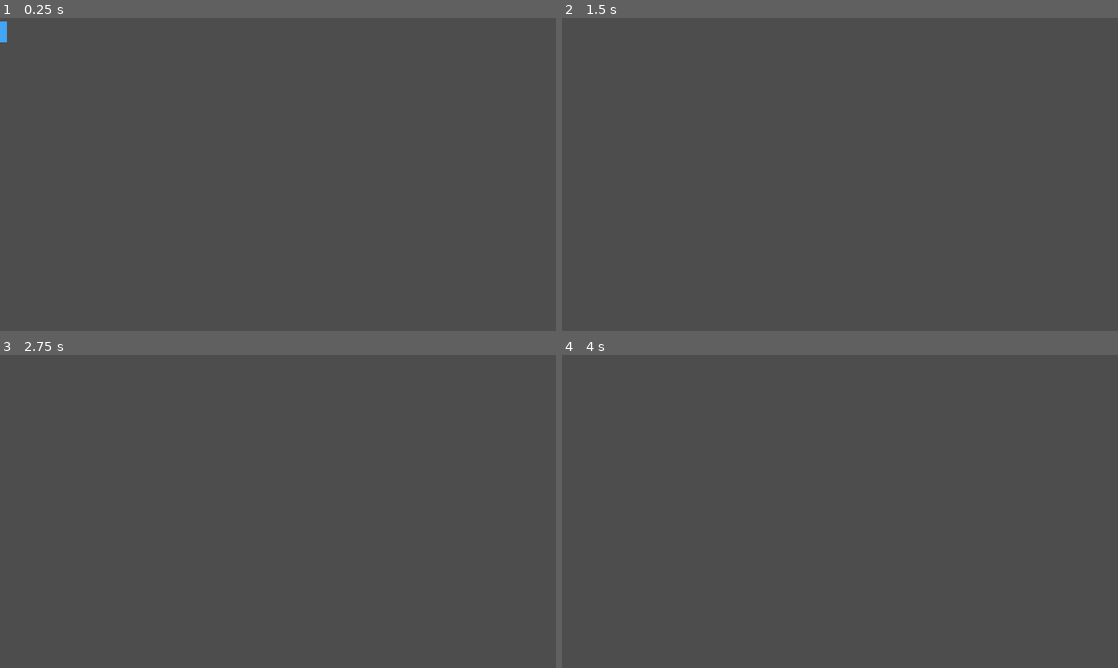
Above: before the commit, frames 1-4 (two rows, left to right).
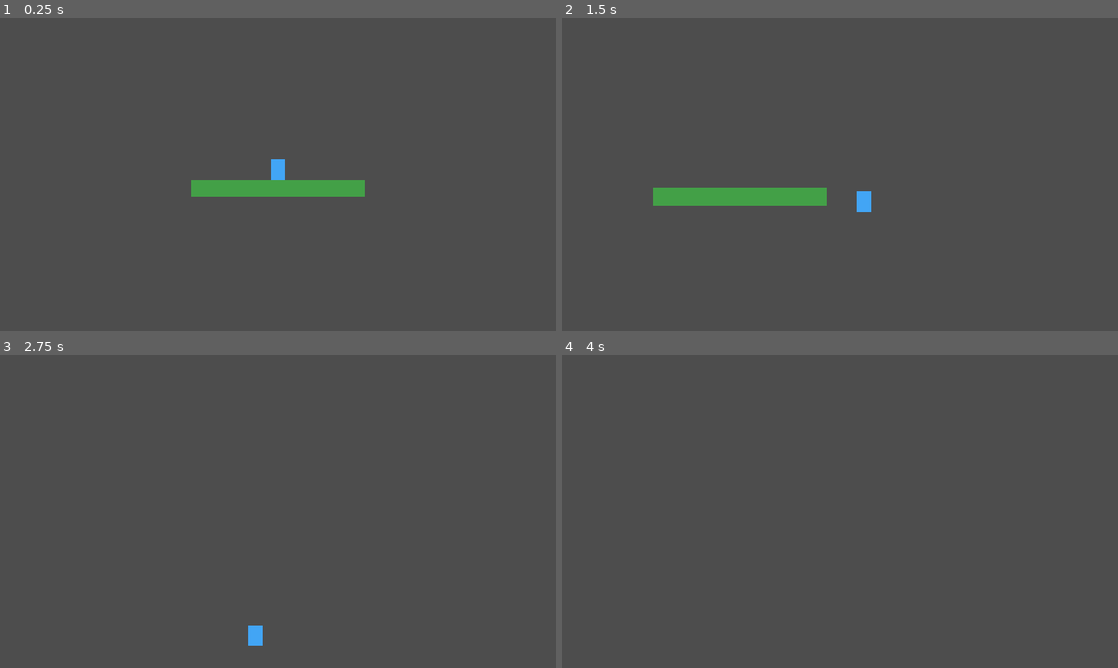
Above: after the commit, the same moments.

Repository: rehcsinroh/Terra-game
Game: Godot game, scene res://main.tscn
Same seed, same stepped clock (60 frames per second), same inputs: the game is played once before the commit and once after it. Before the commit the project has no main scene; this scene is started directly in both runs.
Inputs (mouse positions are in pixels of both pictures, inside the frame that each line leads up to):
- Up to frame 1 (0.25 s): no input
- Up to frame 2 (1.5 s): tap Enter at 0.5 s; move the mouse to (962, 158) at 0.52 s; hold W (jump) 0.53-1.28 s; hold D (move_right) from 0.53 s (still down); click (962, 158) at 0.67 s; move the mouse to (728, 190) at 1.27 s; tap Alt at 1.35 s
- Up to frame 3 (2.75 s): tap W (jump) at 1.52, 1.55, 1.82 s; move the mouse to (333, 442) at 2.02 s; release D (move_right) at 2.03 s; hold A (move_left) from 2.03 s (still down); hold W (jump) from 2.03 s (still down); tap Shift at 2.1 s
- Up to frame 4 (4 s): move the mouse to (812, 574) at 2.77 s; release A (move_left) at 2.78 s; release W (jump) at 2.78 s; hold D (move_right) from 2.78 s (still down); tap W (jump) at 2.85, 3.02, 3.32 s; click (812, 574) at 2.92 s; tap Space at 3.5 s; move the mouse to (1006, 558) at 3.52 s; hold W (jump) from 3.53 s (still down); tap Alt at 3.6 s

The runs differ from the first frame. In frame 1, 1.9% of the frame differs, in the area x 0-66%, y 1-58%; in frame 2, 2.0%, in the area x 16-56%, y 54-62%; in frame 3, 0.2%; in frame 4, nothing differs.

Commit message:
version 0

Diff:
--- a/main.tscn
+++ b/main.tscn
@@ -1,6 +1,7 @@
 [gd_scene format=3 uid="uid://e3sxarjln6xe"]
 
 [ext_resource type="Script" uid="uid://bet5g3csbeq35" path="res://player.gd" id="1_ig7tw"]
+[ext_resource type="PackedScene" uid="uid://cnm2twc8fgf8p" path="res://platform.tscn" id="2_0xm2m"]
 
 [sub_resource type="RectangleShape2D" id="RectangleShape2D_xrivr"]
 size = Vector2(32, 48)
@@ -14,3 +15,8 @@
 
 [node name="CollisionShape2D" type="CollisionShape2D" parent="Player" unique_id=159249496]
 shape = SubResource("RectangleShape2D_xrivr")
+
+[node name="Camera2D" type="Camera2D" parent="Player" unique_id=1768848270]
+position_smoothing_enabled = true
+
+[node name="Platform" parent="." unique_id=393916024 instance=ExtResource("2_0xm2m")]
--- a/player.gd
+++ b/player.gd
@@ -8,7 +8,7 @@
 	if not is_on_floor():
 		velocity.y += GRAVITY * delta
 
-	if Input.is_action_just_pressed("jump") and is_on_floor():
+	if Input.is_action_pressed("jump") and is_on_floor():
 		velocity.y = JUMP_VELOCITY
 
 	var direction = Input.get_axis("move_left", "move_right")
--- a/project.godot
+++ b/project.godot
@@ -11,6 +11,7 @@
 [application]
 
 config/name="Terra game"
+run/main_scene="uid://e3sxarjln6xe"
 config/features=PackedStringArray("4.7", "GL Compatibility")
 config/icon="res://icon.svg"
 
